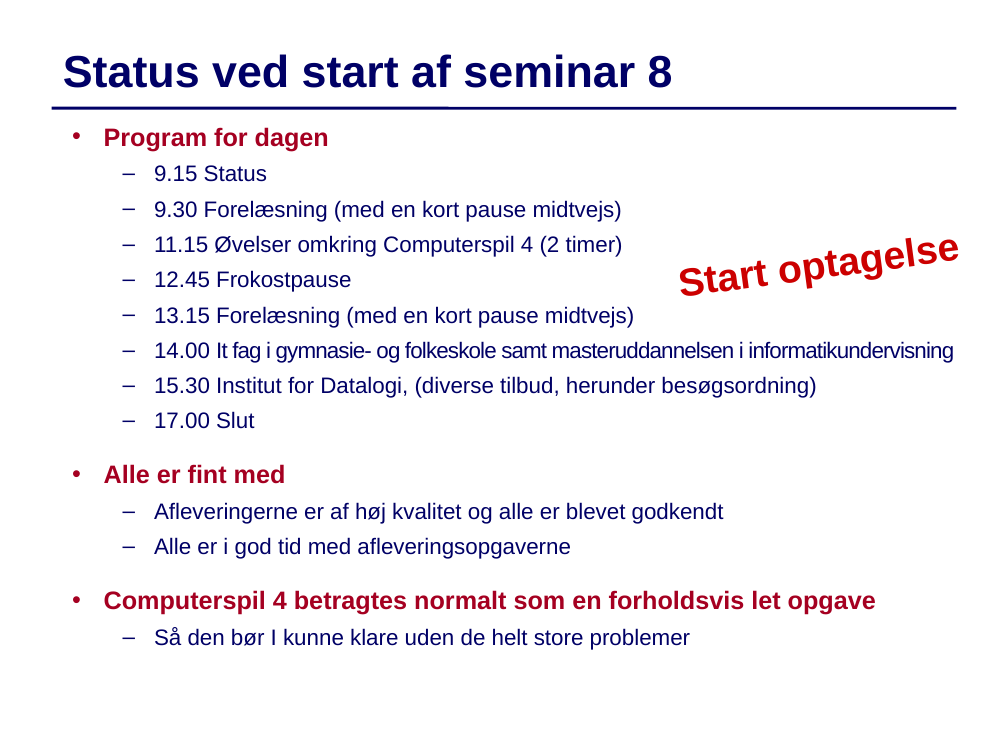
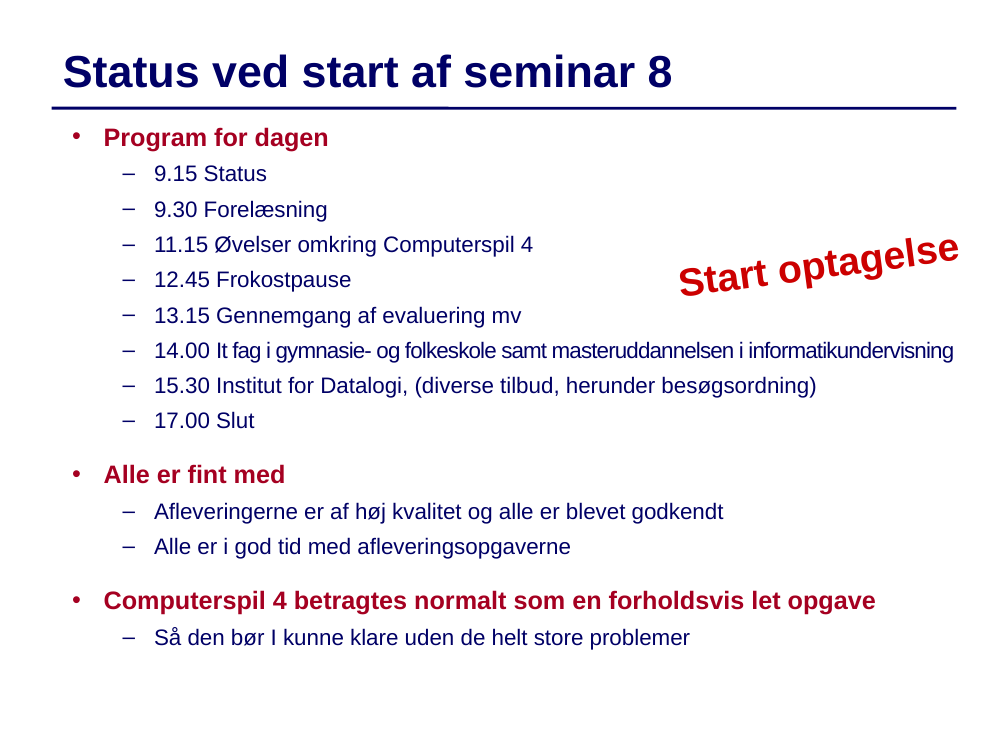
Before and after one commit to IntProgAU/Materiale, a slide deck: slide 1 of web/g22/status/Status8.pptx. Drawn at 1008x756 pixels with LibreOffice and Linux fonts; fonts in the diff are those of the drawing. Boxes give left, top, right and bottom in pixels: in the first picture for what was removed or moved away, otherwise in the second. Text is boxed around its words. In the diff, an @@ line names an element or a change of style, - is before the commit and + after.

```diff
--- a/web/g22/status/Status8.pptx
+++ b/web/g22/status/Status8.pptx
@@ text at <box>154,200,533,257</box>: text changed @@
-  – 9.30 Forelæsning (med en kort pause midtvejs)
-  – 11.15 Øvelser omkring Computerspil 4 (2 timer)
+  – 9.30 Forelæsning
+  – 11.15 Øvelser omkring Computerspil 4
@@ text at <box>154,306,522,328</box>: text changed @@
-  – 13.15 Forelæsning (med en kort pause midtvejs)
+  – 13.15 Gennemgang af evaluering mv
```
